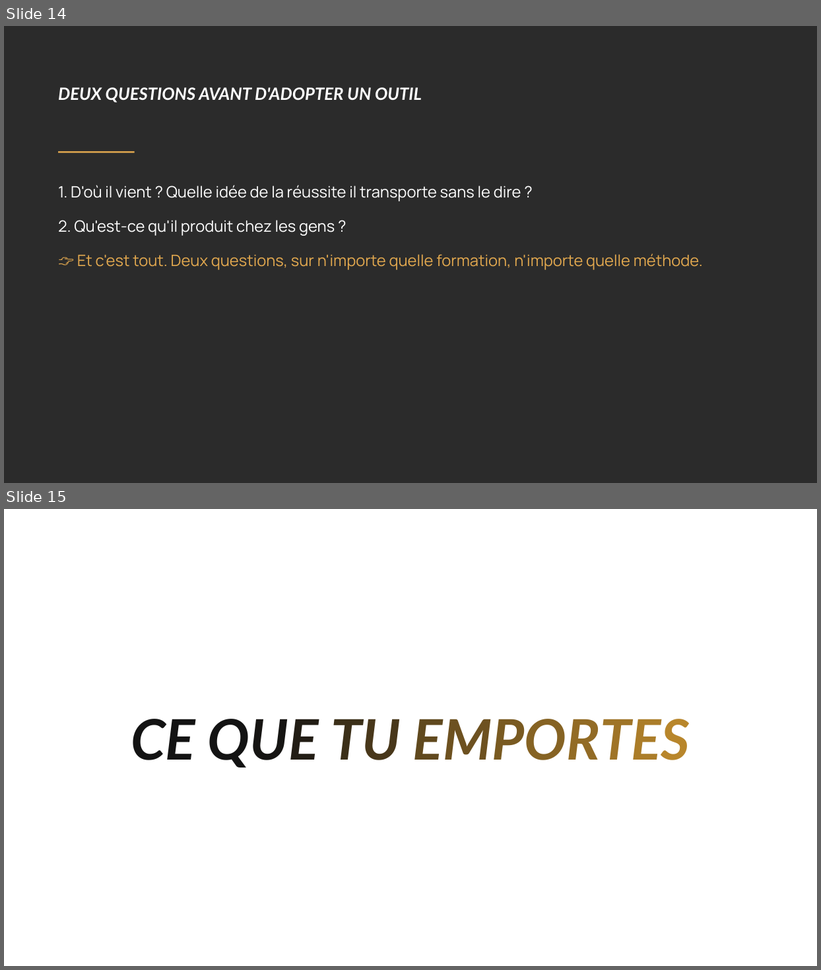
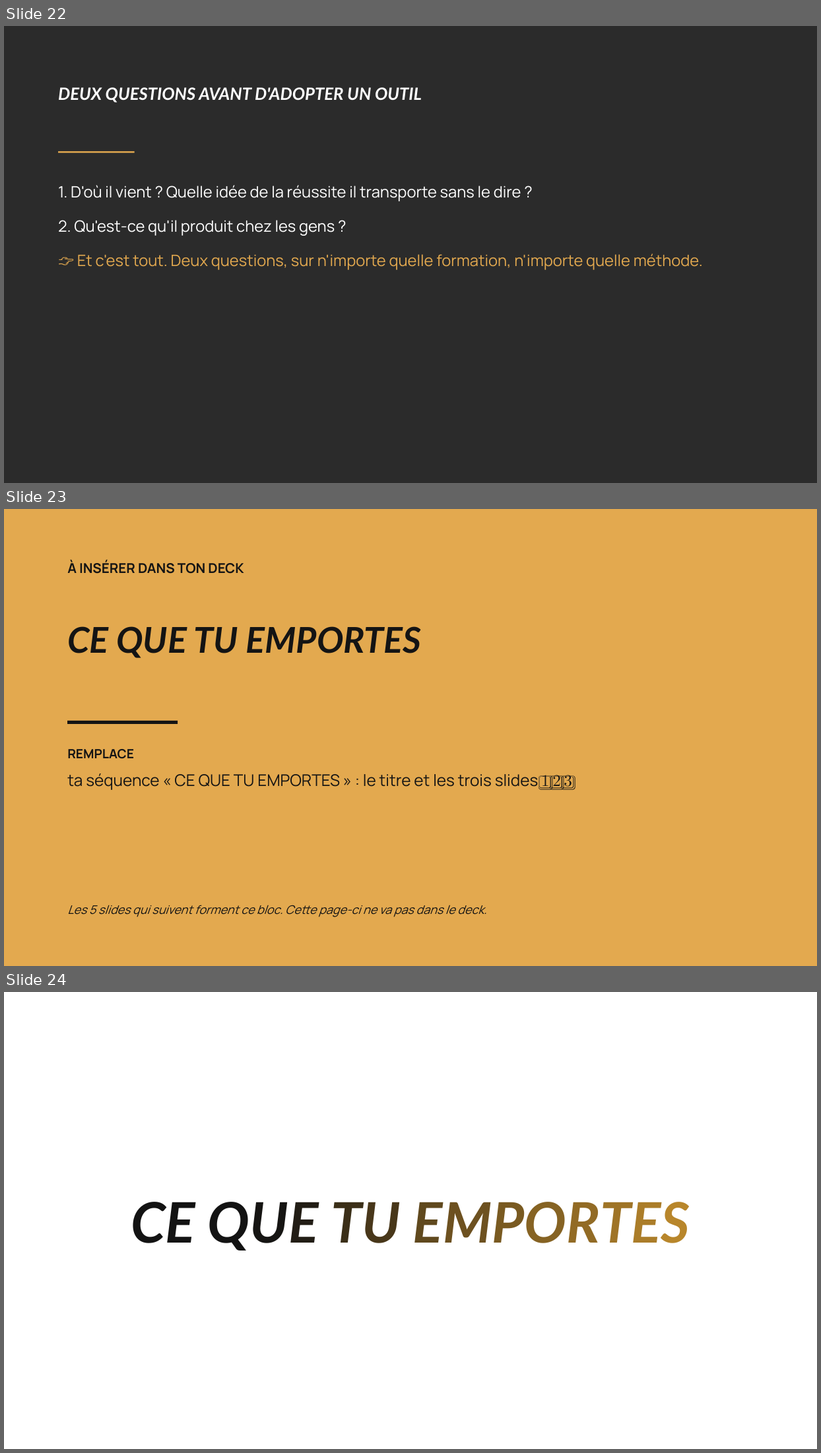
Before and after one commit to Collectif-Tariqa-PRO/ctp-plugin, a slide deck: contenus/deck-webinaire/Pack-2-structure-et-conclusion.pptx. Shown one above the other, each under a label of ours: slides 14 and 15 before the commit, slides 22, 23 and 24 after it. The pictures are 821x970 and 821x1453 pixels, drawn with LibreOffice and Linux fonts; fonts in the diff are those of the drawing; background and template pictures are left out; a plain dark background stands for a picture behind light text. Boxes give left, top, right and bottom in pixels: in the first picture for what was removed or moved away, otherwise in the second. Text is boxed around its words. In the diff, an @@ line names an element or a change of style, - is before the commit and + after.

```diff
--- a/contenus/deck-webinaire/Pack-2-structure-et-conclusion.pptx
+++ b/contenus/deck-webinaire/Pack-2-structure-et-conclusion.pptx
@@ slide 23 added at <box>4,509,817,966</box>, background #FFFFFF @@
@@ rectangle added at <box>4,509,817,966</box>, fill #E3A94F @@
@@ text added at <box>67,560,244,574</box>, 16 pt, text #141414, bold @@
+À INSÉRER DANS TON DECK
@@ text added at <box>67,626,421,658</box>, 42 pt, text #141414, bold, italic @@
+CE QUE TU EMPORTES
@@ rectangle added at <box>67,721,178,724</box>, fill #141414 @@
@@ text added at <box>67,749,572,790</box>, 19 pt, text #141414 @@
+REMPLACE
+ta séquence « CE QUE TU EMPORTES » : le titre et les trois slides 1️⃣ 2️⃣ 3️⃣
@@ text added at <box>67,905,487,918</box>, 14 pt, text #141414, italic @@
+Les 5 slides qui suivent forment ce bloc. Cette page-ci ne va pas dans le deck.
@@ what was slide 14 is now slide 22 @@
@@ what was slide 15 is now slide 24 @@
```
Also in this commit, not shown: 9 other slides added, 1 other file.
